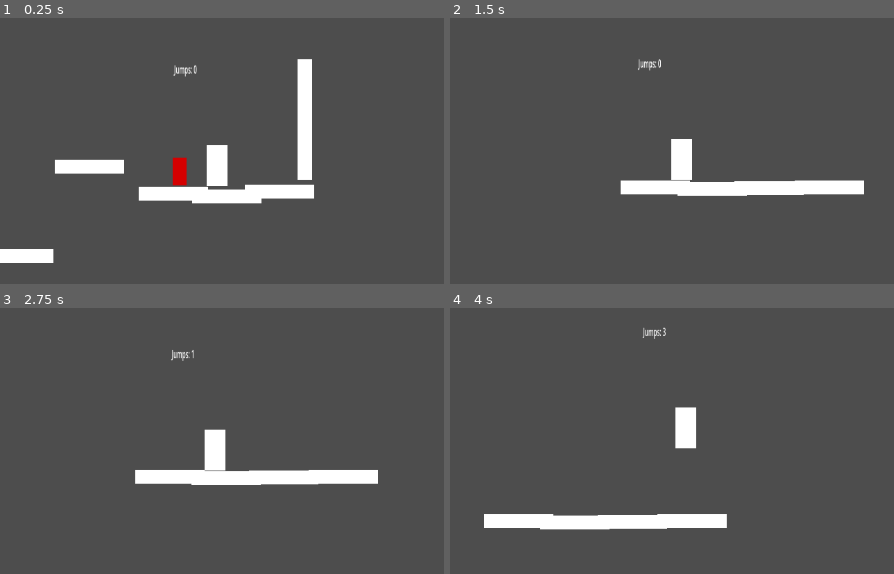
Above: before the commit, frames 1-4 (two rows, left to right).
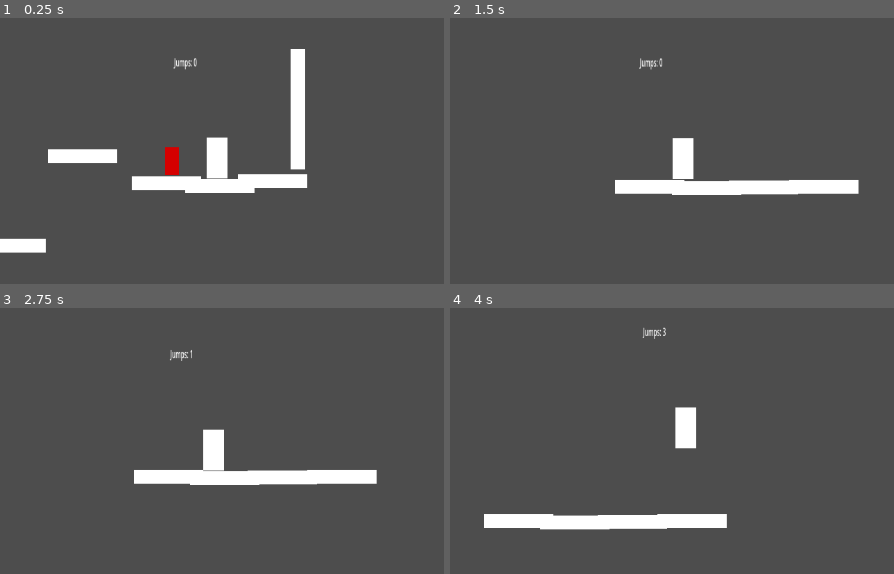
Above: after the commit, the same moments.

Repository: Zac-code/13DT_work
Game: Godot game, scene res://scenes(maps n stuff)/level1.tscn
Two runs of this game, one before a commit and one after it. Both use one fixed random seed, a clock stepped at 60 frames per second and the inputs below.
Inputs:
- Up to frame 1 (0.25 s): no input
- Up to frame 2 (1.5 s): tap Enter (ui_accept) at 0.5, 0.77 s; hold Right (ui_right) from 0.53 s (still down)
- Up to frame 3 (2.75 s): tap Enter (ui_accept) at 1.52 s; release Right (ui_right) at 2.03 s; hold Left (ui_left) from 2.03 s (still down)
- Up to frame 4 (4 s): release Left (ui_left) at 2.78 s; hold Right (ui_right) from 2.78 s (still down); tap Enter (ui_accept) at 3.02, 3.77 s

The runs differ from the first frame. In frame 1, 7.9% of the frame differs, in the area x 0-71%, y 11-93%; in frame 2, 1.0%; in frame 3, 0.3%; in frame 4, less than 0.1%.

Commit message:
CHANGING STUFF

Diff:
--- a/13-dtdungeonfighter/scenes(maps n stuff)/level1.tscn
+++ b/13-dtdungeonfighter/scenes(maps n stuff)/level1.tscn
@@ -60,7 +60,7 @@
 next_level = ExtResource("3_750so")
 
 [node name="player" parent="." unique_id=1532654129 instance=ExtResource("4_et6da")]
-position = Vector2(586, -202)
+position = Vector2(607, -183)
 
 [node name="StaticBody2D11" parent="." unique_id=1188552312 instance=ExtResource("1_7w4ah")]
 position = Vector2(615, -135)
